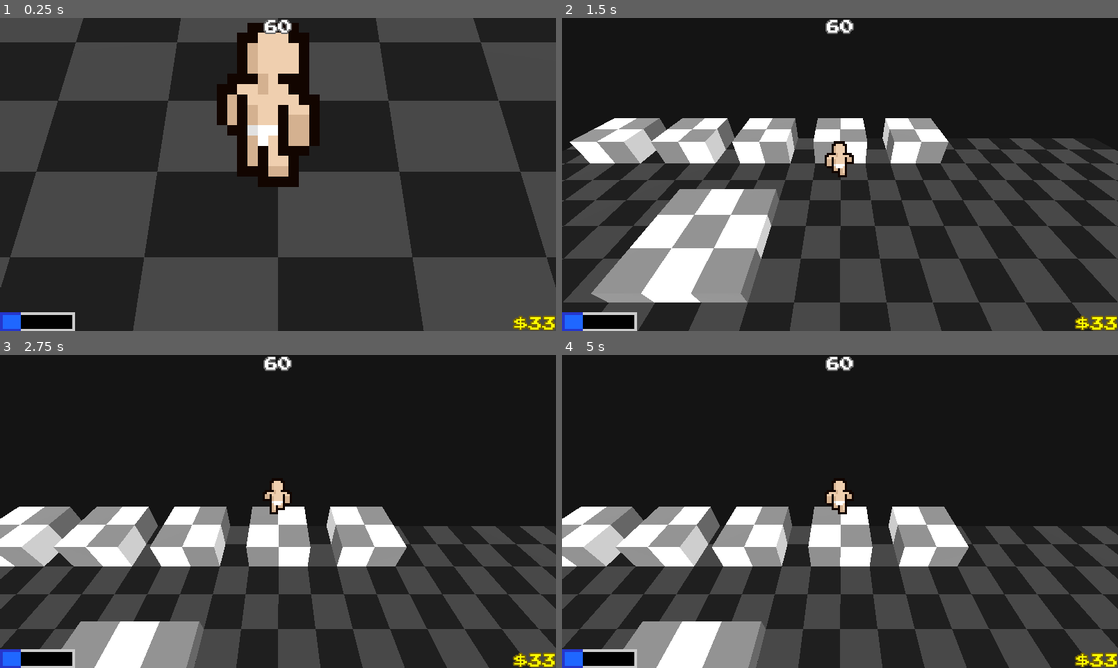
Above: before the commit, frames 1-4 (two rows, left to right).
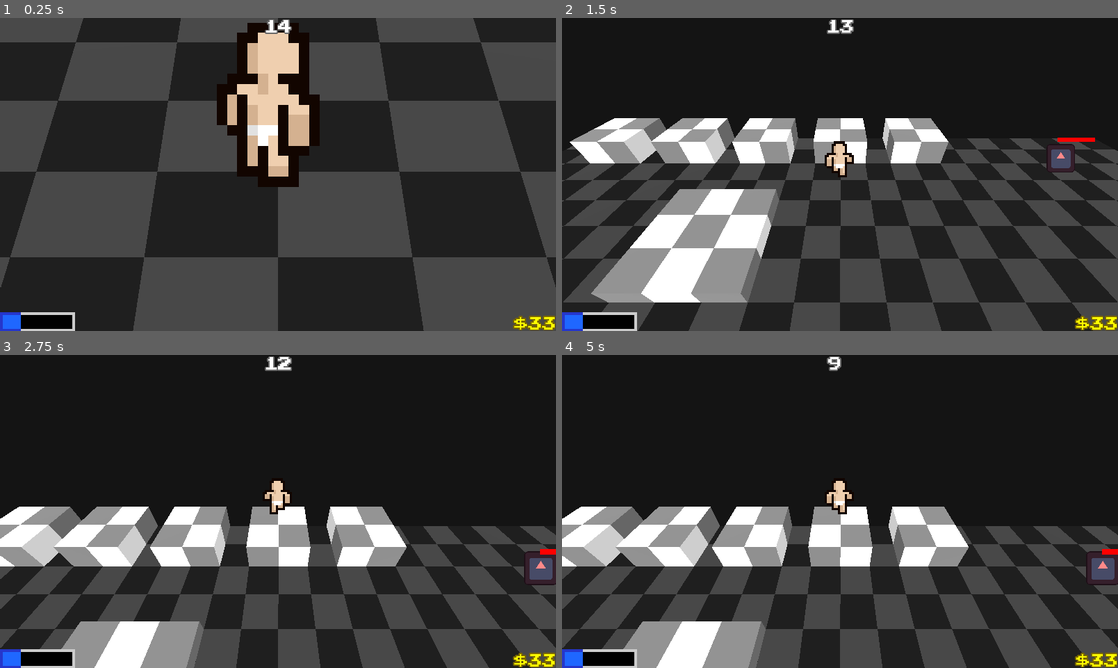
Above: after the commit, the same moments.

Repository: jacob-herrera/LD55
Game: Godot game, scene res://scenes/game.tscn
Two runs of this game, one before a commit and one after it. Both use one fixed random seed, a clock stepped at 60 frames per second and the inputs below. The engine's default icon, where the game draws it, is replaced by a stand-in: a white triangle on a blue panel in a dark square.
Inputs (mouse positions are in pixels of both pictures, inside the frame that each line leads up to):
- Up to frame 1 (0.25 s): no input
- Up to frame 2 (1.5 s): tap Enter (ui_accept) at 0.5 s; move the mouse to (867, 174) at 0.52 s; hold W (move_forward) from 0.53 s (still down); tap F (pickup) at 0.6, 1.35 s; tap Space (jump) at 0.77 s; move the mouse to (812, 174) at 1.27 s
- Up to frame 3 (2.75 s): keep holding W (move_forward); tap Space (jump) at 1.52 s; move the mouse to (289, 505) at 2.02 s; tap F (pickup) at 2.1 s
- Up to frame 4 (5 s): keep holding W (move_forward); tap Enter (ui_accept) at 2.75 s; move the mouse to (834, 517) at 2.77 s; tap F (pickup) at 2.85, 3.6, 4.35 s; tap Space (jump) at 3.02, 3.77, 4.52 s; move the mouse to (878, 514) at 3.52 s; move the mouse to (795, 508) at 4.27 s

The runs differ from the first frame. In frame 1, 0.1% of the frame differs, in the area x 47-53%, y 0-6%; in frame 2, 0.6%; in frame 3, 0.7%, in the area x 47-100%, y 0-74%; in frame 4, 0.7%.

Commit message:
timer / game coordinator / player summoning

Diff:
--- a/project.godot
+++ b/project.godot
@@ -21,9 +21,8 @@
 controls="*res://scripts/autoloads/controls.gd"
 pauser="*res://scripts/autoloads/pauser.gd"
 game_coordinator="*res://scripts/autoloads/game_coordinator.gd"
-global="*res://scripts/autoloads/global.gd"
+globals="*res://scripts/autoloads/globals.gd"
 utils="*res://scripts/autoloads/utils.gd"
-map_changer="*res://scripts/autoloads/map_changer.gd"
 ui="*res://scenes/ui.tscn"
 
 [display]
--- a/scenes/game.tscn
+++ b/scenes/game.tscn
@@ -753,7 +753,7 @@
 transform = Transform3D(0.915352, 0.402608, 0.00611584, -0.273243, 0.609933, 0.743855, 0.295752, -0.68256, 0.668313, 0, 4, 0)
 
 [node name="Enemy" type="CharacterBody3D" parent="."]
-transform = Transform3D(1, 0, 0, 0, 1, 0, 0, 0, 1, 0, 0.01, -1.5)
+transform = Transform3D(1, 0, 0, 0, 1, 0, 0, 0, 1, 4, 0.01, -4.75)
 collision_layer = 8
 script = ExtResource("4_slxya")
 health = 15
@@ -787,7 +787,7 @@
 [node name="healthbar" parent="Enemy" instance=ExtResource("9_vsnug")]
 
 [node name="Summon" type="AnimatableBody3D" parent="."]
-transform = Transform3D(1, 0, 0, 0, 1, 0, 0, 0, 1, -1, 0, -1.5)
+transform = Transform3D(1, 0, 0, 0, 1, 0, 0, 0, 1, -3.5, 0, -1.5)
 collision_layer = 16
 script = ExtResource("8_015lv")
 attack_range = 5.0
@@ -815,10 +815,7 @@
 [node name="Carriable" type="Node" parent="Summon"]
 script = ExtResource("7_l8dio")
 
-[node name="MeshInstance3D" type="MeshInstance3D" parent="Summon"]
-
 [node name="healthbar" parent="Summon" instance=ExtResource("9_vsnug")]
-transform = Transform3D(1, 0, 0, 0, 1, 0, 0, 0, 1, 1, -0.0289775, 0)
 
 [node name="CollisionShape3D" type="CollisionShape3D" parent="Summon"]
 transform = Transform3D(1, 0, 0, 0, 1, 0, 0, 0, 1, 0, 0.561462, 0)
@@ -926,7 +923,6 @@
 
 [node name="Camera3D" type="Camera3D" parent="."]
 transform = Transform3D(1, 0, 0, 0, 0.766044, 0.642788, 0, -0.642788, 0.766044, 0, 2.5, 3)
-fov = 74.8637
 
 [node name="PhantomCameraHost" type="Node" parent="Camera3D"]
 script = ExtResource("13_2hxcw")
--- /dev/null
+++ b/scenes/game_coordinator.tscn
@@ -0,0 +1,76 @@
+[gd_scene load_steps=5 format=3 uid="uid://bywoxkuyku0xj"]
+
+[sub_resource type="Animation" id="Animation_kk0kn"]
+length = 0.001
+tracks/0/type = "value"
+tracks/0/imported = false
+tracks/0/enabled = true
+tracks/0/path = NodePath("BlackFill:color")
+tracks/0/interp = 1
+tracks/0/loop_wrap = true
+tracks/0/keys = {
+"times": PackedFloat32Array(0),
+"transitions": PackedFloat32Array(1),
+"update": 0,
+"values": [Color(0, 0, 0, 0)]
+}
+
+[sub_resource type="Animation" id="Animation_11j0m"]
+resource_name = "fade_in"
+length = 0.333335
+step = 0.0333333
+tracks/0/type = "value"
+tracks/0/imported = false
+tracks/0/enabled = true
+tracks/0/path = NodePath("BlackFill:color")
+tracks/0/interp = 1
+tracks/0/loop_wrap = true
+tracks/0/keys = {
+"times": PackedFloat32Array(0, 0.333333),
+"transitions": PackedFloat32Array(1, 1),
+"update": 0,
+"values": [Color(0, 0, 0, 1), Color(0, 0, 0, 0)]
+}
+
+[sub_resource type="Animation" id="Animation_fipdn"]
+resource_name = "fade_out"
+length = 0.333335
+step = 0.0333333
+tracks/0/type = "value"
+tracks/0/imported = false
+tracks/0/enabled = true
+tracks/0/path = NodePath("BlackFill:color")
+tracks/0/interp = 1
+tracks/0/loop_wrap = true
+tracks/0/keys = {
+"times": PackedFloat32Array(0, 0.333333),
+"transitions": PackedFloat32Array(1, 1),
+"update": 0,
+"values": [Color(0, 0, 0, 0), Color(0, 0, 0, 1)]
+}
+
+[sub_resource type="AnimationLibrary" id="AnimationLibrary_wiu4w"]
+_data = {
+"RESET": SubResource("Animation_kk0kn"),
+"fade_in": SubResource("Animation_11j0m"),
+"fade_out": SubResource("Animation_fipdn")
+}
+
+[node name="game_coordinator" type="Node"]
+
+[node name="CanvasLayer" type="CanvasLayer" parent="."]
+
+[node name="BlackFill" type="ColorRect" parent="CanvasLayer"]
+anchors_preset = 15
+anchor_right = 1.0
+anchor_bottom = 1.0
+grow_horizontal = 2
+grow_vertical = 2
+size_flags_horizontal = 4
+size_flags_vertical = 4
+color = Color(0, 0, 0, 0)
+
+[node name="AnimationPlayer" type="AnimationPlayer" parent="CanvasLayer"]
+libraries = {
+"": SubResource("AnimationLibrary_wiu4w")
+}
--- a/scenes/map_changer.tscn
+++ b/scenes/map_changer.tscn
@@ -1,6 +1,71 @@
-[gd_scene load_steps=6 format=3 uid="uid://bbjjvf4ekm3oy"]
+[gd_scene load_steps=6 format=3 uid="uid://cpi7uutdvh4o2"]
 
-[ext_resource type="Script" path="res://scripts/autoloads/map_changer.gd" id="1_k0jdi"]
+[sub_resource type="GDScript" id="GDScript_bsfnq"]
+script/source = "extends Node
+class_name MapChanger
+
+#@onready var black: ColorRect = $CanvasLayer/BlackFill
+#@onready var anim_player : AnimationPlayer = $CanvasLayer/AnimationPlayer
+
+#static  var _initalized: bool = false
+#static var _is_transitioning: bool = false
+
+#static var map_path: String
+#static var is_in_map: bool = false
+
+#static var all_map_names: Array[String] = MapChanger._get_map_names()
+
+#const CHARACTER_SCENE: PackedScene = preload(\"res://scenes/character.tscn\")
+
+#static func _get_map_path(level_name: String) -> String:
+	#return \"%s/%s.tscn\" % [MAPS_DIR, level_name]
+
+#static func _get_map_names() -> Array[String]:
+	#var dir = DirAccess.open(MAPS_DIR)
+	#var directories: PackedStringArray = dir.get_files()
+	#var maps: Array[String] = []
+	#maps.resize(directories.size())
+	#for i: int in directories.size():
+		#maps[i] = directories[i].trim_suffix(\".tscn\")
+	#return maps
+
+func _ready() -> void:
+	set_process(false)
+	# If game is started with edited/custom scene.
+	#var node_name: String = get_tree().current_scene.name
+	#for map_name: String in all_map_names:
+		#if node_name == map_name:
+			#initalize_map()
+
+#func _process(_delta: float) -> void:
+	#if not _initalized and get_tree().current_scene != null:
+		#initalize_map()
+
+#func initalize_map() -> void:
+	#var character: Node3D = CHARACTER_SCENE.instantiate()
+	#is_in_map = true
+	#get_tree().current_scene.add_child(character)
+	#set_process(false)
+
+#func change_map(map_name: String) -> void:
+	#if map_name.is_empty(): printerr(\"Empty map_name\"); return
+	#if _is_transitioning: return
+	#
+	#is_in_map = false
+	#map_path = MapChanger._get_map_path(map_name)
+	#var status: Error = ResourceLoader.load_threaded_request(map_path, \"PackedScene\", true)
+#
+	#if status == OK:
+		#_is_transitioning = true
+		#anim_player.play(\"fade_out\")
+		#await anim_player.animation_finished
+		#get_tree().change_scene_to_file(map_path)
+		#anim_player.play(\"fade_in\")
+		#_is_transitioning = false
+		#set_process(true)
+	#else:
+		#printerr(\"Error changing scene. \\n\" + error_string(status))
+"
 
 [sub_resource type="Animation" id="Animation_kk0kn"]
 length = 0.001
@@ -59,7 +124,7 @@
 }
 
 [node name="map_changer" type="Node"]
-script = ExtResource("1_k0jdi")
+script = SubResource("GDScript_bsfnq")
 
 [node name="CanvasLayer" type="CanvasLayer" parent="."]
 
--- a/scripts/autoloads/game_coordinator.gd
+++ b/scripts/autoloads/game_coordinator.gd
@@ -1 +1,31 @@
 extends Node
+class_name GameCoordinator
+
+enum GameState {
+	HUB,
+	COMBAT
+}
+
+const HUB_TELE := Vector3(0,0,0)
+const LEVEL_1_TELE := Vector3(32, 0, 0)
+
+
+const HUB_TIME: float = 15.0
+const COMBAT_TIME: float = 15.0
+
+static var state: GameState = GameState.HUB
+
+static var time: float = HUB_TIME
+
+func _process(delta: float) -> void:
+	time -= delta
+	if time <= 0:
+		match state:
+			GameState.HUB:
+				state = GameState.COMBAT
+				globals.character.global_position = LEVEL_1_TELE
+				time = COMBAT_TIME
+			GameState.COMBAT:
+				state = GameState.HUB
+				globals.character.global_position = HUB_TELE
+				time = HUB_TIME
--- a/scripts/autoloads/global.gd
+++ b/scripts/autoloads/globals.gd
@@ -1,5 +1,7 @@
 extends Node
 class_name Globals
+
+var character: Character
 
 static var coins: int = 33
 static var mana: int = 15
--- a/scripts/autoloads/map_changer.gd
+++ /dev/null
@@ -1,64 +0,0 @@
-extends Node
-class_name MapChanger
-
-#@onready var black: ColorRect = $CanvasLayer/BlackFill
-#@onready var anim_player : AnimationPlayer = $CanvasLayer/AnimationPlayer
-
-#static  var _initalized: bool = false
-#static var _is_transitioning: bool = false
-
-#static var map_path: String
-#static var is_in_map: bool = false
-
-#static var all_map_names: Array[String] = MapChanger._get_map_names()
-
-#const CHARACTER_SCENE: PackedScene = preload("res://scenes/character.tscn")
-
-#static func _get_map_path(level_name: String) -> String:
-	#return "%s/%s.tscn" % [MAPS_DIR, level_name]
-
-#static func _get_map_names() -> Array[String]:
-	#var dir = DirAccess.open(MAPS_DIR)
-	#var directories: PackedStringArray = dir.get_files()
-	#var maps: Array[String] = []
-	#maps.resize(directories.size())
-	#for i: int in directories.size():
-		#maps[i] = directories[i].trim_suffix(".tscn")
-	#return maps
-
-func _ready() -> void:
-	set_process(false)
-	# If game is started with edited/custom scene.
-	#var node_name: String = get_tree().current_scene.name
-	#for map_name: String in all_map_names:
-		#if node_name == map_name:
-			#initalize_map()
-
-#func _process(_delta: float) -> void:
-	#if not _initalized and get_tree().current_scene != null:
-		#initalize_map()
-
-#func initalize_map() -> void:
-	#var character: Node3D = CHARACTER_SCENE.instantiate()
-	#is_in_map = true
-	#get_tree().current_scene.add_child(character)
-	#set_process(false)
-
-#func change_map(map_name: String) -> void:
-	#if map_name.is_empty(): printerr("Empty map_name"); return
-	#if _is_transitioning: return
-	#
-	#is_in_map = false
-	#map_path = MapChanger._get_map_path(map_name)
-	#var status: Error = ResourceLoader.load_threaded_request(map_path, "PackedScene", true)
-#
-	#if status == OK:
-		#_is_transitioning = true
-		#anim_player.play("fade_out")
-		#await anim_player.animation_finished
-		#get_tree().change_scene_to_file(map_path)
-		#anim_player.play("fade_in")
-		#_is_transitioning = false
-		#set_process(true)
-	#else:
-		#printerr("Error changing scene. \n" + error_string(status))
--- a/scripts/autoloads/ui.gd
+++ b/scripts/autoloads/ui.gd
@@ -3,8 +3,10 @@
 
 @onready var coins_label: Label = %coins
 @onready var mana_bar: ProgressBar = %mana_bar
+@onready var time: Label = %timer
 
 func _process(_delta: float) -> void:
-	coins_label.text = "$" + str(global.coins)
+	coins_label.text = "$" + str(Globals.coins)
 	mana_bar.value = Globals.mana
 	mana_bar.max_value = Globals.max_mana
+	time.text = str(int(GameCoordinator.time))
--- a/scripts/autoloads/utils.gd
+++ b/scripts/autoloads/utils.gd
@@ -17,6 +17,8 @@
 	node_death.global_position = origin
 	sprite_clone.billboard = BaseMaterial3D.BILLBOARD_DISABLED
 	pass
+
+#func get_char()
 
 static func get_closest_in_range(to: Vector3, nodes: Array[Node], aoe_range: float) -> Node3D:
 	var closest: Node3D
--- a/scripts/character.gd
+++ b/scripts/character.gd
@@ -69,6 +69,7 @@
 		return Direction.SOUTH
 
 func _ready() -> void:
+	globals.character = self
 	last_heading = jump_sprite.global_basis.z
 	collision_layer = LAYER
 	camera.set_priority(10)
